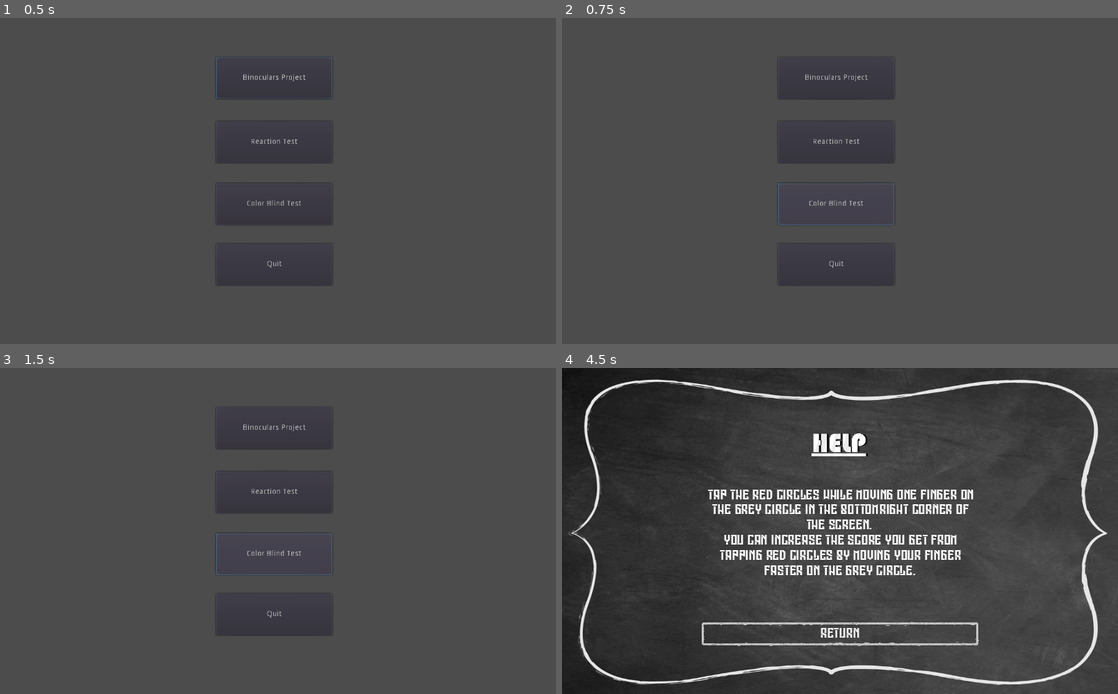
Above: before the commit, frames 1-4 (two rows, left to right).
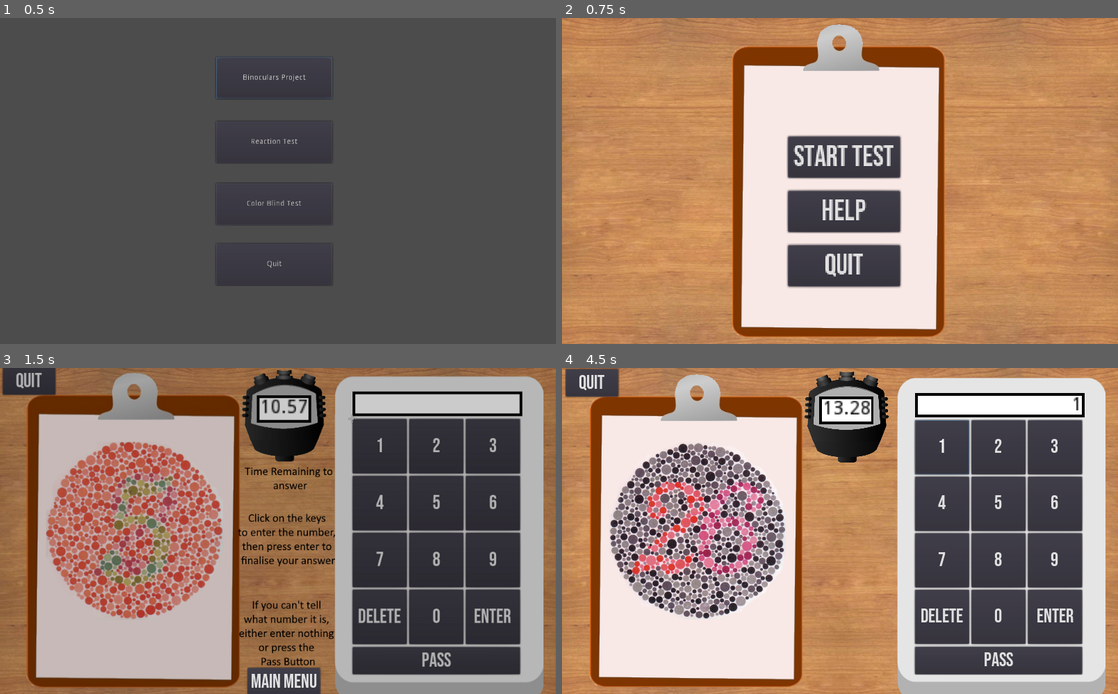
Above: after the commit, the same moments.

Repository: MichalKrzyzanowski/HH-Main
Game: Godot game, scene res://MainMenu/Scenes/MainMenuScene.tscn
Same seed, same stepped clock (60 frames per second), same inputs: the game is played once before the commit and once after it.
Inputs (mouse positions are in pixels of both pictures, inside the frame that each line leads up to):
- Up to frame 1 (0.5 s): no input
- Up to frame 2 (0.75 s): click "Color Blind Test" at 0.5 s
- Up to frame 3 (1.5 s): click (283, 560) at 1.25 s, where only the run after the commit has a clickable "Help"
- Up to frame 4 (4.5 s): click (845, 680) at 2 s, where only the run after the commit has a clickable "Main Menu"; click (845, 508) at 2.75 s, where only the run after the commit has a clickable "Start Test"; click (940, 446) at 3.5 s, where only the run after the commit has a clickable "1"; click (840, 560) at 4.25 s, where only the run before the commit has a clickable "HOW TO PLAY"

Frame 1 is identical in both runs. In frame 2, 94% of the frame differs, in the area x 0-100%, y 0-100%; in frame 3, 98%; in frame 4, 77%.

Commit message:
Added Color Blind Test to project

Diff:
--- /dev/null
+++ b/ColorBlindTest/Scenes/ColorBlind.tscn
@@ -0,0 +1,339 @@
+[gd_scene load_steps=15 format=2]
+
+[ext_resource path="res://ColorBlindTest/Sprites/5_Plate.png" type="Texture" id=1]
+[ext_resource path="res://ColorBlindTest/Themes/Main.tres" type="Theme" id=2]
+[ext_resource path="res://ColorBlindTest/Scripts/Input.gd" type="Script" id=3]
+[ext_resource path="res://ColorBlindTest/Sprites/Tick.png" type="Texture" id=4]
+[ext_resource path="res://ColorBlindTest/Sprites/Blind_Plate.png" type="Texture" id=5]
+[ext_resource path="res://ColorBlindTest/Sprites/7_Plate.png" type="Texture" id=6]
+[ext_resource path="res://ColorBlindTest/Sprites/6_Plate.png" type="Texture" id=7]
+[ext_resource path="res://ColorBlindTest/Sprites/15_Plate.png" type="Texture" id=8]
+[ext_resource path="res://ColorBlindTest/Sprites/26_Plate.png" type="Texture" id=9]
+[ext_resource path="res://ColorBlindTest/Sprites/Background.jpg" type="Texture" id=10]
+[ext_resource path="res://ColorBlindTest/Sprites/Clipboard.png" type="Texture" id=11]
+[ext_resource path="res://ColorBlindTest/Sprites/Calculator.png" type="Texture" id=12]
+[ext_resource path="res://ColorBlindTest/Sprites/Stopwatch.png" type="Texture" id=13]
+[ext_resource path="res://ColorBlindTest/Sprites/Tutorial.png" type="Texture" id=14]
+
+[node name="Root" type="Node2D"]
+script = ExtResource( 3 )
+
+[node name="Background" type="Sprite" parent="."]
+texture = ExtResource( 10 )
+centered = false
+
+[node name="Gameplay" type="Control" parent="."]
+visible = false
+
+[node name="Clipboard" type="Sprite" parent="Gameplay"]
+position = Vector2( 250, 300 )
+texture = ExtResource( 11 )
+
+[node name="Plate" type="Sprite" parent="Gameplay"]
+position = Vector2( 250, 300 )
+scale = Vector2( 0.5, 0.5 )
+texture = ExtResource( 1 )
+
+[node name="InputUI" type="Node2D" parent="Gameplay"]
+position = Vector2( 650, 96 )
+
+[node name="Calculator" type="Sprite" parent="Gameplay/InputUI"]
+position = Vector2( 159, 217.5 )
+scale = Vector2( 1, 1.11842 )
+texture = ExtResource( 12 )
+
+[node name="DisplayedNum" type="Label" parent="Gameplay/InputUI"]
+margin_top = -50.0
+margin_right = 125.0
+margin_bottom = -36.0
+rect_scale = Vector2( 2.5, 2.5 )
+theme = ExtResource( 2 )
+align = 2
+
+[node name="InputButtons" type="GridContainer" parent="Gameplay/InputUI"]
+margin_right = 308.0
+margin_bottom = 412.0
+rect_min_size = Vector2( 300, 300 )
+theme = ExtResource( 2 )
+columns = 3
+
+[node name="Button1" type="Button" parent="Gameplay/InputUI/InputButtons"]
+margin_right = 100.0
+margin_bottom = 100.0
+rect_min_size = Vector2( 100, 100 )
+text = "1"
+
+[node name="Button2" type="Button" parent="Gameplay/InputUI/InputButtons"]
+margin_left = 104.0
+margin_right = 204.0
+margin_bottom = 100.0
+rect_min_size = Vector2( 100, 100 )
+text = "2"
+
+[node name="Button3" type="Button" parent="Gameplay/InputUI/InputButtons"]
+margin_left = 208.0
+margin_right = 308.0
+margin_bottom = 100.0
+rect_min_size = Vector2( 100, 100 )
+text = "3"
+
+[node name="Button4" type="Button" parent="Gameplay/InputUI/InputButtons"]
+margin_top = 104.0
+margin_right = 100.0
+margin_bottom = 204.0
+rect_min_size = Vector2( 100, 100 )
+text = "4"
+
+[node name="Button5" type="Button" parent="Gameplay/InputUI/InputButtons"]
+margin_left = 104.0
+margin_top = 104.0
+margin_right = 204.0
+margin_bottom = 204.0
+rect_min_size = Vector2( 100, 100 )
+text = "5"
+
+[node name="Button6" type="Button" parent="Gameplay/InputUI/InputButtons"]
+margin_left = 208.0
+margin_top = 104.0
+margin_right = 308.0
+margin_bottom = 204.0
+rect_min_size = Vector2( 100, 100 )
+text = "6"
+
+[node name="Button7" type="Button" parent="Gameplay/InputUI/InputButtons"]
+margin_top = 208.0
+margin_right = 100.0
+margin_bottom = 308.0
+rect_min_size = Vector2( 100, 100 )
+text = "7"
+
+[node name="Button8" type="Button" parent="Gameplay/InputUI/InputButtons"]
+margin_left = 104.0
+margin_top = 208.0
+margin_right = 204.0
+margin_bottom = 308.0
+rect_min_size = Vector2( 100, 100 )
+text = "8"
+
+[node name="Button9" type="Button" parent="Gameplay/InputUI/InputButtons"]
+margin_left = 208.0
+margin_top = 208.0
+margin_right = 308.0
+margin_bottom = 308.0
+rect_min_size = Vector2( 100, 100 )
+text = "9"
+
+[node name="BackButton" type="Button" parent="Gameplay/InputUI/InputButtons"]
+margin_top = 312.0
+margin_right = 100.0
+margin_bottom = 412.0
+rect_min_size = Vector2( 100, 100 )
+text = "delete"
+clip_text = true
+
+[node name="Button0" type="Button" parent="Gameplay/InputUI/InputButtons"]
+margin_left = 104.0
+margin_top = 312.0
+margin_right = 204.0
+margin_bottom = 412.0
+rect_min_size = Vector2( 100, 100 )
+text = "0"
+
+[node name="EnterButton" type="Button" parent="Gameplay/InputUI/InputButtons"]
+margin_left = 208.0
+margin_top = 312.0
+margin_right = 308.0
+margin_bottom = 412.0
+rect_min_size = Vector2( 100, 100 )
+text = "Enter"
+
+[node name="PassButton" type="Button" parent="Gameplay/InputUI"]
+margin_top = 417.0
+margin_right = 308.0
+margin_bottom = 467.0
+theme = ExtResource( 2 )
+text = "Pass"
+
+[node name="Stopwatch" type="Sprite" parent="Gameplay"]
+position = Vector2( 524, 90 )
+scale = Vector2( 0.35, 0.35 )
+texture = ExtResource( 13 )
+
+[node name="Timer" type="Label" parent="Gameplay"]
+margin_left = 504.0
+margin_top = 53.0
+margin_right = 544.0
+margin_bottom = 73.0
+rect_scale = Vector2( 2.5, 2.5 )
+rect_pivot_offset = Vector2( 20, 0 )
+theme = ExtResource( 2 )
+text = "10.57"
+align = 1
+
+[node name="QuitButton" type="Button" parent="Gameplay"]
+margin_left = 7.0
+margin_top = 2.0
+margin_right = 104.0
+margin_bottom = 52.0
+theme = ExtResource( 2 )
+text = "Quit"
+
+[node name="EndUI" type="Control" parent="."]
+visible = false
+theme = ExtResource( 2 )
+
+[node name="Clipboard" type="Sprite" parent="EndUI"]
+position = Vector2( 512, 300 )
+rotation = -0.0174533
+scale = Vector2( 1.5, 1.2 )
+texture = ExtResource( 11 )
+
+[node name="DisplayedVerdict" type="Label" parent="EndUI"]
+margin_left = 448.0
+margin_top = 402.0
+margin_right = 526.0
+margin_bottom = 420.0
+rect_scale = Vector2( 2, 2 )
+text = "Verdict: 0/6"
+
+[node name="RestartButton" type="Button" parent="EndUI"]
+margin_left = 472.0
+margin_top = 450.0
+margin_right = 580.0
+margin_bottom = 500.0
+text = "Restart"
+
+[node name="MenuReturn" type="Button" parent="EndUI"]
+margin_left = 460.0
+margin_top = 514.0
+margin_right = 594.0
+margin_bottom = 564.0
+text = "Main Menu"
+
+[node name="FinalPlates" type="Node2D" parent="EndUI"]
+
+[node name="PlateBlind" type="Sprite" parent="EndUI/FinalPlates"]
+position = Vector2( 669, 281 )
+scale = Vector2( 0.2, 0.2 )
+texture = ExtResource( 5 )
+
+[node name="RightWrong" type="Sprite" parent="EndUI/FinalPlates/PlateBlind"]
+position = Vector2( 290, -255 )
+texture = ExtResource( 4 )
+
+[node name="Plate5" type="Sprite" parent="EndUI/FinalPlates"]
+position = Vector2( 369, 145 )
+scale = Vector2( 0.2, 0.2 )
+texture = ExtResource( 1 )
+
+[node name="RightWrong" type="Sprite" parent="EndUI/FinalPlates/Plate5"]
+position = Vector2( 290, -255 )
+texture = ExtResource( 4 )
+
+[node name="Plate6" type="Sprite" parent="EndUI/FinalPlates"]
+position = Vector2( 519, 145 )
+scale = Vector2( 0.2, 0.2 )
+texture = ExtResource( 7 )
+
+[node name="RightWrong" type="Sprite" parent="EndUI/FinalPlates/Plate6"]
+position = Vector2( 290, -255 )
+texture = ExtResource( 4 )
+
+[node name="Plate7" type="Sprite" parent="EndUI/FinalPlates"]
+position = Vector2( 669, 145 )
+scale = Vector2( 0.2, 0.2 )
+texture = ExtResource( 6 )
+
+[node name="RightWrong" type="Sprite" parent="EndUI/FinalPlates/Plate7"]
+position = Vector2( 290, -255 )
+texture = ExtResource( 4 )
+
+[node name="Plate15" type="Sprite" parent="EndUI/FinalPlates"]
+position = Vector2( 369, 281 )
+scale = Vector2( 0.2, 0.2 )
+texture = ExtResource( 8 )
+
+[node name="RightWrong" type="Sprite" parent="EndUI/FinalPlates/Plate15"]
+position = Vector2( 290, -255 )
+texture = ExtResource( 4 )
+
+[node name="Plate26" type="Sprite" parent="EndUI/FinalPlates"]
+position = Vector2( 519, 281 )
+scale = Vector2( 0.2, 0.2 )
+texture = ExtResource( 9 )
+
+[node name="RightWrong" type="Sprite" parent="EndUI/FinalPlates/Plate26"]
+position = Vector2( 290, -255 )
+texture = ExtResource( 4 )
+
+[node name="MainMenu" type="Control" parent="."]
+theme = ExtResource( 2 )
+
+[node name="Clipboard" type="Sprite" parent="MainMenu"]
+position = Vector2( 512, 300 )
+texture = ExtResource( 11 )
+
+[node name="StartButton" type="Button" parent="MainMenu"]
+margin_left = 450.0
+margin_top = 230.0
+margin_right = 588.0
+margin_bottom = 280.0
+rect_scale = Vector2( 1.5, 1.5 )
+rect_pivot_offset = Vector2( 69, 25 )
+text = "Start Test"
+
+[node name="HelpButton" type="Button" parent="MainMenu"]
+margin_left = 450.0
+margin_top = 330.0
+margin_right = 588.0
+margin_bottom = 380.0
+rect_scale = Vector2( 1.5, 1.5 )
+rect_pivot_offset = Vector2( 69, 25 )
+text = "Help"
+
+[node name="BackButton" type="Button" parent="MainMenu"]
+margin_left = 450.0
+margin_top = 430.0
+margin_right = 588.0
+margin_bottom = 480.0
+rect_scale = Vector2( 1.5, 1.5 )
+rect_pivot_offset = Vector2( 69, 25 )
+text = "Quit"
+
+[node name="TutorialScreen" type="Control" parent="."]
+visible = false
+margin_right = 40.0
+margin_bottom = 40.0
+theme = ExtResource( 2 )
+
+[node name="TutorialSprite" type="Sprite" parent="TutorialScreen"]
+texture = ExtResource( 14 )
+centered = false
+
+[node name="ReturnButton" type="Button" parent="TutorialScreen"]
+margin_left = 456.0
+margin_top = 552.0
+margin_right = 590.0
+margin_bottom = 602.0
+text = "Main Menu"
+
+[connection signal="button_down" from="Gameplay/InputUI/InputButtons/Button1" to="." method="_on_Button_button_down" binds= [ "Button1" ]]
+[connection signal="button_down" from="Gameplay/InputUI/InputButtons/Button2" to="." method="_on_Button_button_down" binds= [ "Button2" ]]
+[connection signal="button_down" from="Gameplay/InputUI/InputButtons/Button3" to="." method="_on_Button_button_down" binds= [ "Button3" ]]
+[connection signal="button_down" from="Gameplay/InputUI/InputButtons/Button4" to="." method="_on_Button_button_down" binds= [ "Button4" ]]
+[connection signal="button_down" from="Gameplay/InputUI/InputButtons/Button5" to="." method="_on_Button_button_down" binds= [ "Button5" ]]
+[connection signal="button_down" from="Gameplay/InputUI/InputButtons/Button6" to="." method="_on_Button_button_down" binds= [ "Button6" ]]
+[connection signal="button_down" from="Gameplay/InputUI/InputButtons/Button7" to="." method="_on_Button_button_down" binds= [ "Button7" ]]
+[connection signal="button_down" from="Gameplay/InputUI/InputButtons/Button8" to="." method="_on_Button_button_down" binds= [ "Button8" ]]
+[connection signal="button_down" from="Gameplay/InputUI/InputButtons/Button9" to="." method="_on_Button_button_down" binds= [ "Button9" ]]
+[connection signal="button_down" from="Gameplay/InputUI/InputButtons/BackButton" to="." method="_on_Button_button_down" binds= [ "BackButton" ]]
+[connection signal="button_down" from="Gameplay/InputUI/InputButtons/Button0" to="." method="_on_Button_button_down" binds= [ "Button0" ]]
+[connection signal="button_down" from="Gameplay/InputUI/InputButtons/EnterButton" to="." method="_on_Button_button_down" binds= [ "EnterButton" ]]
+[connection signal="button_down" from="Gameplay/InputUI/PassButton" to="." method="_on_Button_button_down" binds= [ "PassButton" ]]
+[connection signal="button_down" from="Gameplay/QuitButton" to="." method="_on_MenuReturn_button_down"]
+[connection signal="button_down" from="EndUI/RestartButton" to="." method="_on_Restart_button_down"]
+[connection signal="button_down" from="EndUI/MenuReturn" to="." method="_on_MenuReturn_button_down"]
+[connection signal="button_down" from="MainMenu/StartButton" to="." method="_on_Start_button_down"]
+[connection signal="button_down" from="MainMenu/HelpButton" to="." method="_on_HelpButton_button_down"]
+[connection signal="button_down" from="MainMenu/BackButton" to="." method="_on_BackButton_button_down"]
+[connection signal="button_down" from="TutorialScreen/ReturnButton" to="." method="_on_ReturnButton_button_down"]
--- /dev/null
+++ b/ColorBlindTest/Scripts/Input.gd
@@ -0,0 +1,242 @@
+extends Node2D
+
+#Gameplay Variables
+var gameplayControl
+var currentAnswer = ""
+var sequence = ["Blind 45", "5", "6", "7", "15", "26"]
+var rightWrongMarks = [0,0,0,0,0,0]		#controls wether mark on the plates at the end is a tick or a cross
+var sequenceIterator = 0
+var blindPlateTex = preload("res://ColorBlindTest/Sprites/Blind_Plate.png")
+var fivePlateTex = preload("res://ColorBlindTest/Sprites/5_Plate.png")
+var sixPlateTex = preload("res://ColorBlindTest/Sprites/6_Plate.png")
+var sevenPlateTex = preload("res://ColorBlindTest/Sprites/7_Plate.png")
+var fifteenPlateTex = preload("res://ColorBlindTest/Sprites/15_Plate.png")
+var twentySixPlateTex = preload("res://ColorBlindTest/Sprites/26_Plate.png")
+var rightTex = preload("res://ColorBlindTest/Sprites/Tick.png")
+var wrongTex = preload("res://ColorBlindTest/Sprites/Cross.png")
+var numPlate
+var displayedNum
+var displayedTimer
+var inputUIGroup
+var answered = false
+export var maxTime: float = 15
+var timer = maxTime
+var endTest = false
+#End Screen Variables
+var endUI
+var finalPlates
+var verdict = 0
+#Main Menu Variables
+var menuUI
+var tutorialScreen
+
+# Called when the node enters the scene tree for the first time.
+func _ready():
+	gameplayControl = get_node("Gameplay")
+	gameplayControl.visible = false
+	gameplayControl.set_process(false)
+	inputUIGroup = get_node("Gameplay/InputUI")
+	numPlate = get_node("Gameplay/Plate")
+	displayedNum = get_node("Gameplay/InputUI/DisplayedNum")
+	displayedTimer = get_node("Gameplay/Timer")
+	endUI = get_node("EndUI")
+	endUI.visible = false
+	endUI.get_node("RestartButton").set_disabled(true)
+	endUI.get_node("MenuReturn").set_disabled(true)
+	menuUI = get_node("MainMenu")
+	menuUI.visible = true
+	tutorialScreen = get_node("TutorialScreen")
+	tutorialScreen.visible = false
+	finalPlates = get_node("EndUI/FinalPlates")
+
+
+# Called every frame. 'delta' is the elapsed time since the previous frame.
+func _process(delta):
+	if gameplayControl.is_processing():
+		#checks if the test has ended
+		if sequenceIterator > 5 && !endTest:
+			gameplayControl.visible = false
+			gameplayControl.set_process(false)
+			endTest = true
+			_end_screen_display()
+			endUI.get_node("DisplayedVerdict").text = "Verdict: " + String(verdict) + "/6"
+			for i in rightWrongMarks.size():
+				if rightWrongMarks[i] == 1:
+					finalPlates.get_child(i).get_node("RightWrong").set_texture(rightTex)
+				else:
+					finalPlates.get_child(i).get_node("RightWrong").set_texture(wrongTex)
+		#if the test is still ongoing after answering, change the number plate to display the current number in the sequence
+		if answered == true && sequenceIterator < 6:
+			answered = false
+			match sequence[sequenceIterator]:
+				"Blind 45":
+					numPlate.set_texture(blindPlateTex)
+				"5":
+					numPlate.set_texture(fivePlateTex)
+				"6":
+					numPlate.set_texture(sixPlateTex)
+				"7":
+					numPlate.set_texture(sevenPlateTex)
+				"15":
+					numPlate.set_texture(fifteenPlateTex)
+				"26":
+					numPlate.set_texture(twentySixPlateTex)
+
+		#controls the time during the test
+		timer -= delta
+		if timer <= 0 && sequenceIterator < 6:
+			answered = true
+			_check_answer()
+			_next_in_sequence()
+		displayedTimer.text =  String("%.2f" % timer)
+
+#Changes the displayed number plate to the next in the sequence
+func _next_in_sequence():
+	currentAnswer = ""
+	sequenceIterator += 1
+	timer = maxTime
+
+func _check_answer():
+	match sequence[sequenceIterator]:
+		"Blind 45":
+			if(currentAnswer == ""):
+				verdict += 1
+				rightWrongMarks[0] = 1
+		"5":
+			if(currentAnswer == "5"):
+				verdict += 1
+				rightWrongMarks[1] = 1
+		"6":
+			if(currentAnswer == "6"):
+				verdict += 1
+				rightWrongMarks[2] = 1
+		"7":
+			if(currentAnswer == "7"):
+				verdict += 1
+				rightWrongMarks[3] = 1
+		"15":
+			if(currentAnswer == "15"):
+				verdict += 1
+				rightWrongMarks[4] = 1
+		"26":
+			if(currentAnswer == "26"):
+				verdict += 1
+				rightWrongMarks[5] = 1
+
+func _main_menu_display():
+	if !menuUI.visible:
+		menuUI.get_node("StartButton").set_disabled(false)
+		menuUI.get_node("HelpButton").set_disabled(false)
+		menuUI.visible = true
+	else:
+		menuUI.get_node("StartButton").set_disabled(true)
+		menuUI.get_node("HelpButton").set_disabled(true)
+		menuUI.visible = false
+
+func _end_screen_display():
+	if !endUI.visible && endTest:
+		endUI.get_node("RestartButton").set_disabled(false)
+		endUI.get_node("MenuReturn").set_disabled(false)
+		endUI.visible = true
+	else:
+		endUI.get_node("RestartButton").set_disabled(true)
+		endUI.get_node("MenuReturn").set_disabled(true)
+		endUI.visible = false
+
+# Called whenever a button is pressed in the Numpad during the test.
+func _on_Button_button_down(extra_arg_0: String):
+	if(currentAnswer.length() < 14):
+		match extra_arg_0:
+			"Button1":
+				currentAnswer += "1"
+			"Button2":
+				currentAnswer += "2"
+			"Button3":
+				currentAnswer += "3"
+			"Button4":
+				currentAnswer += "4"
+			"Button5":
+				currentAnswer += "5"
+			"Button6":
+				currentAnswer += "6"
+			"Button7":
+				currentAnswer += "7"
+			"Button8":
+				currentAnswer += "8"
+			"Button9":
+				currentAnswer += "9"
+			"Button0":
+				currentAnswer += "0"
+	if extra_arg_0 == "BackButton":
+		currentAnswer.erase(currentAnswer.length() - 1, 1)
+	if extra_arg_0 == "PassButton":
+		answered = true
+		if sequence[sequenceIterator] == "Blind 45":
+			verdict += 1
+			rightWrongMarks[0] = 1
+		_next_in_sequence()
+	if extra_arg_0 == "EnterButton":
+		answered = true
+		_check_answer()
+		_next_in_sequence()
+
+	displayedNum.text = currentAnswer
+
+
+func _on_Restart_button_down():
+	gameplayControl.visible = true
+	gameplayControl.set_process(true)
+	endTest = false
+	_end_screen_display()
+	currentAnswer = ""
+	verdict = 0
+	sequenceIterator = 0
+	timer = maxTime
+	for i in rightWrongMarks.size():
+		rightWrongMarks[i] = 0
+	randomize()
+	sequence.shuffle()
+	match sequence[sequenceIterator]:
+		"Blind 45":
+			numPlate.set_texture(blindPlateTex)
+		"5":
+			numPlate.set_texture(fivePlateTex)
+		"6":
+			numPlate.set_texture(sixPlateTex)
+		"7":
+			numPlate.set_texture(sevenPlateTex)
+		"15":
+			numPlate.set_texture(fifteenPlateTex)
+		"26":
+			numPlate.set_texture(twentySixPlateTex)
+
+
+func _on_Start_button_down():
+	_main_menu_display()
+	_on_Restart_button_down()
+	currentAnswer = ""
+
+
+func _on_MenuReturn_button_down():
+	_main_menu_display()
+	_end_screen_display()
+	gameplayControl.visible = false
+	gameplayControl.set_process(false)
+	currentAnswer = ""
+
+
+func _on_HelpButton_button_down():
+	_main_menu_display()
+	tutorialScreen.visible = true
+	tutorialScreen.get_node("ReturnButton").set_disabled(false)
+
+#Returns to the menu from the tutorial/help screen
+func _on_ReturnButton_button_down():
+	_main_menu_display()
+	tutorialScreen.visible = false
+	tutorialScreen.get_node("ReturnButton").set_disabled(true)
+
+#return to Main Menu to select another game
+func _on_BackButton_button_down():
+	get_tree().root.get_node("Root").queue_free()
+	get_tree().change_scene("res://MainMenu/Scenes/MainMenuScene.tscn")
--- /dev/null
+++ b/ColorBlindTest/Themes/Main.tres
@@ -0,0 +1,21 @@
+[gd_resource type="Theme" load_steps=4 format=2]
+
+[sub_resource type="DynamicFontData" id=2]
+font_path = "res://ColorBlindTest/Fonts/BebasNeue-Regular.ttf"
+
+[sub_resource type="DynamicFont" id=3]
+size = 36
+font_data = SubResource( 2 )
+
+[sub_resource type="StyleBoxFlat" id=1]
+bg_color = Color( 1, 1, 1, 1 )
+border_width_left = 2
+border_width_top = 2
+border_width_right = 2
+border_width_bottom = 2
+border_color = Color( 0, 0, 0, 1 )
+
+[resource]
+Button/fonts/font = SubResource( 3 )
+Label/colors/font_color = Color( 0, 0, 0, 1 )
+Label/styles/normal = SubResource( 1 )
--- a/MainMenu/Scenes/MainMenuScene.gd
+++ b/MainMenu/Scenes/MainMenuScene.gd
@@ -4,7 +4,8 @@
     $BinocularsProjectButton.grab_focus()
 
 func _on_ColorBlindTestButton_button_up() -> void:
-	pass # Replace with function body.
+	get_tree().root.get_node("Root").queue_free()
+	get_tree().change_scene("res://ColorBlindTest/Scenes/ColorBlind.tscn")
 
 
 func _on_BinocularsProjectButton_button_up() -> void:
Binary file added: ColorBlindTest/Fonts/BebasNeue-Regular.ttf
Binary file added: ColorBlindTest/Sprites/15_Plate.png
Not shown, added: ColorBlindTest/Sprites/15_Plate.png.import
Binary file added: ColorBlindTest/Sprites/26_Plate.png
Not shown, added: ColorBlindTest/Sprites/26_Plate.png.import
Binary file added: ColorBlindTest/Sprites/5_Plate.png
Not shown, added: ColorBlindTest/Sprites/5_Plate.png.import
Binary file added: ColorBlindTest/Sprites/6_Plate.png
Not shown, added: ColorBlindTest/Sprites/6_Plate.png.import
Binary file added: ColorBlindTest/Sprites/7_Plate.png
Not shown, added: ColorBlindTest/Sprites/7_Plate.png.import
Binary file added: ColorBlindTest/Sprites/Arrow.png
(and 17 more such lines)
